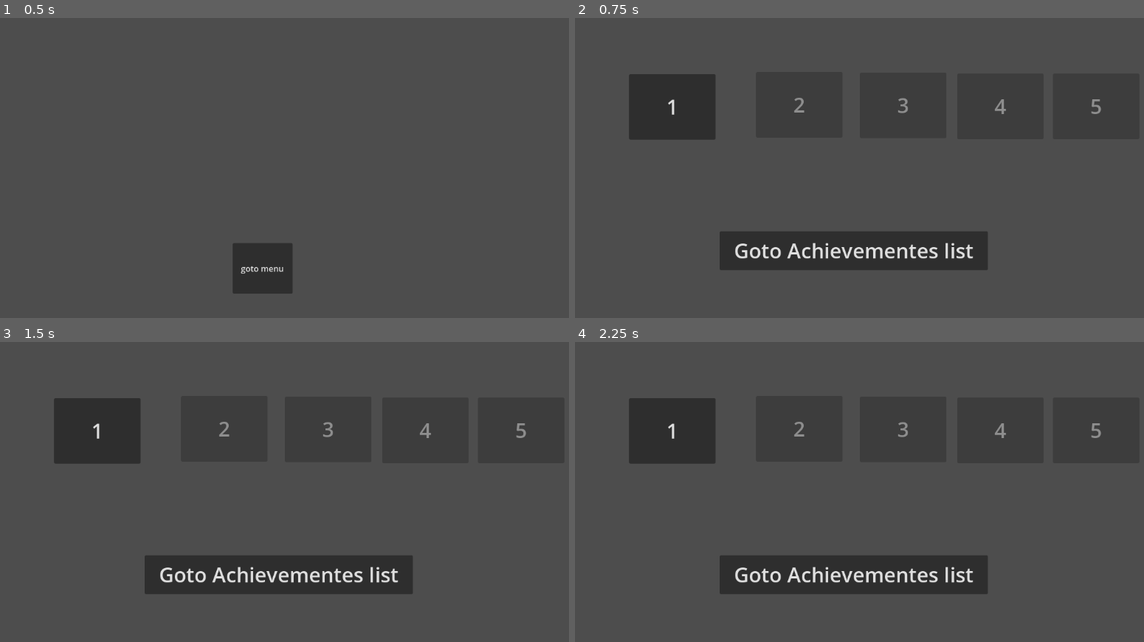
Above: before the commit, frames 1-4 (two rows, left to right).
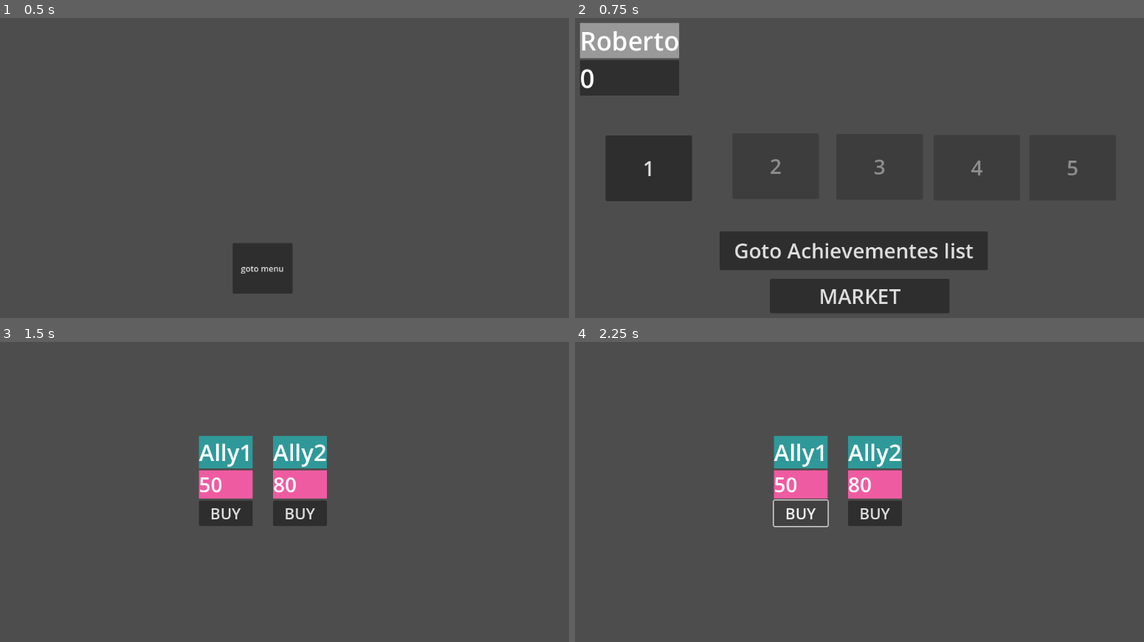
Above: after the commit, the same moments.

Repository: diablohumastudio/user_data_system
Game: Godot game, scene res://main.tscn
The game is run twice, just before and just after one commit, with the same random seed, the same clock (stepped at 60 frames per second) and the same inputs.
Inputs (mouse positions are in pixels of both pictures, inside the frame that each line leads up to):
- Up to frame 1 (0.5 s): no input
- Up to frame 2 (0.75 s): click "goto menu" at 0.5 s
- Up to frame 3 (1.5 s): click (284, 621) at 1.25 s, where only the run after the commit has a clickable "MARKET"
- Up to frame 4 (2.25 s): click (802, 513) at 2 s, where only the run after the commit has a clickable "BUY"

Frame 1 is identical in both runs. In frame 2, 13% of the frame differs, in the area x 0-93%, y 1-99%; in frame 3, 15%, in the area x 9-93%, y 18-84%; in frame 4, 14%.

Commit message:
Ally market created (functionallity of buying not yet)

Diff:
--- a/data/allies/data/ally_1.tres
+++ b/data/allies/data/ally_1.tres
@@ -5,5 +5,6 @@
 [resource]
 script = ExtResource("1_bgnvq")
 ally_name = "Ally1"
+price = 50
 hp = 75
 metadata/_custom_type_script = "uid://n5ueenbpmbqv"
--- /dev/null
+++ b/data/allies/data/ally_2.tres
@@ -0,0 +1,10 @@
+[gd_resource type="Resource" script_class="Ally" load_steps=2 format=3 uid="uid://b5fxt5cql1k2f"]
+
+[ext_resource type="Script" uid="uid://n5ueenbpmbqv" path="res://data/allies/models/ally.gd" id="1_yd7cl"]
+
+[resource]
+script = ExtResource("1_yd7cl")
+ally_name = "Ally2"
+price = 80
+hp = 75
+metadata/_custom_type_script = "uid://n5ueenbpmbqv"
--- a/data/allies/models/ally.gd
+++ b/data/allies/models/ally.gd
@@ -1,4 +1,6 @@
 class_name Ally extends Resource
 
 @export var ally_name: String
+@export var price: int
+
 @export var hp: int
--- a/global_systems/global_constants/global_constants.gd
+++ b/global_systems/global_constants/global_constants.gd
@@ -4,5 +4,6 @@
 	"MENU": "uid://ptmhgyquqfrt",
 	"GAME": "uid://k0dtqul2l4om",
 	"ACHIEVEMENT_LIST": "uid://b517ycbpcxju1",
-	"ACHIEVEMENT_PRESENTER": "uid://b47gsl1j3mlxe"
+	"ACHIEVEMENT_PRESENTER": "uid://b47gsl1j3mlxe",
+	"ALLIES_MARKET": "uid://bjfklq3y8ff2c"
 }
--- a/global_systems/user_data_system/user_data.gd
+++ b/global_systems/user_data_system/user_data.gd
@@ -1,6 +1,6 @@
 class_name UserData extends Resource
 
-@export_storage var user_name: String
+@export_storage var user_name: String = "Roberto"
 @export_storage var allies_inventory: UserAllyInventory = UserAllyInventory.new()
 @export_storage var progress: UserProgress = UserProgress.new()
 @export_storage var achievements: UserAchievements = UserAchievements.new()
--- a/global_systems/user_data_system/user_inventory.gd
+++ b/global_systems/user_data_system/user_inventory.gd
@@ -1,3 +1,16 @@
 class_name UserAllyInventory extends Node
 
-@export var ally_inventory: Array[Ally]
+@export var allies_inventory: Array[Ally]
+
+func _init() -> void:
+	allies_inventory = _get_allies_from_files()
+
+func _get_allies_from_files() -> Array[Ally]:
+	var allies: Array[Ally]
+	var dir := DirAccess.open("res://data/allies/data/")
+	assert(dir != null, "Could not open folder")
+	dir.list_dir_begin()
+	for file: String in dir.get_files():
+		var resource := load(dir.get_current_dir() + "/" + file)
+		allies.append(resource)
+	return allies
--- /dev/null
+++ b/test_scenes/ally_market/allies_market.gd
@@ -0,0 +1,12 @@
+class_name AlliesMarket extends Control
+
+@onready var ally_presenter_pksc: PackedScene = load("uid://cwnts0gje8jcg")
+
+func _ready() -> void:
+	for child in %HBoxContainer.get_children():
+		child.queue_free()
+	for ally in UDS.user_data.allies_inventory.allies_inventory:
+		var new_ally_presenter: MarketAllyPresenter = ally_presenter_pksc.instantiate()
+		new_ally_presenter.ally_name = ally.ally_name
+		new_ally_presenter.ally_price = ally.price
+		%HBoxContainer.add_child(new_ally_presenter)
--- /dev/null
+++ b/test_scenes/ally_market/allies_market.tscn
@@ -0,0 +1,33 @@
+[gd_scene load_steps=3 format=3 uid="uid://bjfklq3y8ff2c"]
+
+[ext_resource type="Script" uid="uid://cuyt0kkxipntw" path="res://test_scenes/ally_market/allies_market.gd" id="1_x48mg"]
+[ext_resource type="PackedScene" uid="uid://cwnts0gje8jcg" path="res://test_scenes/ally_market/market_ally_presenter/market_ally_presenter.tscn" id="2_4p81d"]
+
+[node name="AllyMarket" type="Control"]
+layout_mode = 3
+anchors_preset = 15
+anchor_right = 1.0
+anchor_bottom = 1.0
+grow_horizontal = 2
+grow_vertical = 2
+size_flags_horizontal = 4
+size_flags_vertical = 4
+script = ExtResource("1_x48mg")
+
+[node name="CenterContainer" type="CenterContainer" parent="."]
+layout_mode = 1
+offset_left = 419.0
+offset_top = 224.0
+offset_right = 689.0
+offset_bottom = 400.0
+
+[node name="HBoxContainer" type="HBoxContainer" parent="CenterContainer"]
+unique_name_in_owner = true
+layout_mode = 2
+theme_override_constants/separation = 40
+
+[node name="MarketAllyPresenter" parent="CenterContainer/HBoxContainer" instance=ExtResource("2_4p81d")]
+layout_mode = 2
+
+[node name="MarketAllyPresenter2" parent="CenterContainer/HBoxContainer" instance=ExtResource("2_4p81d")]
+layout_mode = 2
--- /dev/null
+++ b/test_scenes/ally_market/market_ally_presenter/market_ally_presenter.gd
@@ -0,0 +1,15 @@
+class_name MarketAllyPresenter extends VBoxContainer
+
+var ally_name: String : set = _set_ally_name
+var ally_price: int : set = _set_ally_price
+
+func _set_ally_name(new_value: String):
+	ally_name = new_value
+	%AllyName.text = ally_name
+
+func _set_ally_price(new_value: int):
+	ally_price = new_value
+	%AllyPrice.text = str(ally_price)
+
+func _on_button_pressed() -> void:
+	pass # Replace with function body.
--- /dev/null
+++ b/test_scenes/ally_market/market_ally_presenter/market_ally_presenter.tscn
@@ -0,0 +1,33 @@
+[gd_scene load_steps=4 format=3 uid="uid://cwnts0gje8jcg"]
+
+[ext_resource type="Script" uid="uid://cvmcixl1n1isx" path="res://test_scenes/ally_market/market_ally_presenter/market_ally_presenter.gd" id="1_83avg"]
+
+[sub_resource type="StyleBoxFlat" id="StyleBoxFlat_jio78"]
+bg_color = Color(0.184314, 0.6, 0.6, 1)
+
+[sub_resource type="StyleBoxFlat" id="StyleBoxFlat_thipp"]
+bg_color = Color(0.938436, 0.355633, 0.632056, 1)
+
+[node name="MarketAllyPresenter" type="VBoxContainer"]
+script = ExtResource("1_83avg")
+
+[node name="AllyName" type="Label" parent="."]
+unique_name_in_owner = true
+layout_mode = 2
+theme_override_font_sizes/font_size = 45
+theme_override_styles/normal = SubResource("StyleBoxFlat_jio78")
+text = "Osito"
+
+[node name="AllyPrice" type="Label" parent="."]
+unique_name_in_owner = true
+layout_mode = 2
+theme_override_font_sizes/font_size = 40
+theme_override_styles/normal = SubResource("StyleBoxFlat_thipp")
+text = "40"
+
+[node name="Button" type="Button" parent="."]
+layout_mode = 2
+theme_override_font_sizes/font_size = 30
+text = "BUY"
+
+[connection signal="pressed" from="Button" to="." method="_on_button_pressed"]
--- a/test_scenes/menu/menu.gd
+++ b/test_scenes/menu/menu.gd
@@ -3,3 +3,8 @@
 func _on_goto_achievement_list_btn_pressed() -> void:
 	var achivement_list: AchievementsList = load(GC.SCREENS_UIDS.ACHIEVEMENT_LIST).instantiate()
 	SMS.get_container("Main").goto_scene(achivement_list)
+
+
+func _on_goto_market_btn_pressed() -> void:
+	var allies_market: AlliesMarket = load(GC.SCREENS_UIDS.ALLIES_MARKET).instantiate()
+	SMS.get_container("Main").goto_scene(allies_market)
--- a/test_scenes/menu/menu.tscn
+++ b/test_scenes/menu/menu.tscn
@@ -7,6 +7,7 @@
 [ext_resource type="Resource" uid="uid://b1tdnkjda0a7g" path="res://data/levels/data/lev_3.tres" id="5_uc8n4"]
 [ext_resource type="Resource" uid="uid://e6ud4py5bfkx" path="res://data/levels/data/lev_4.tres" id="6_uc8n4"]
 [ext_resource type="Resource" uid="uid://bnmhyk50l8lma" path="res://data/levels/data/lev_5.tres" id="7_bebfd"]
+[ext_resource type="PackedScene" uid="uid://cyq3exju8dr1j" path="res://test_scenes/menu/user_presenter/user_presenter.tscn" id="8_bebfd"]
 
 [node name="Menu" type="Control"]
 layout_mode = 3
@@ -17,52 +18,55 @@
 grow_vertical = 2
 script = ExtResource("1_r2y2m")
 
+[node name="UserPresenter" parent="." instance=ExtResource("8_bebfd")]
+layout_mode = 1
+
 [node name="LevelBtn" parent="." instance=ExtResource("2_o23fe")]
 layout_mode = 0
-offset_left = 146.0
-offset_top = 150.0
-offset_right = 315.0
-offset_bottom = 278.0
+offset_left = 100.0
+offset_top = 270.0
+offset_right = 269.0
+offset_bottom = 398.0
 theme_override_font_sizes/font_size = 40
 text = "1"
 level = ExtResource("3_vjknv")
 
 [node name="LevelBtn2" parent="." instance=ExtResource("2_o23fe")]
 layout_mode = 0
-offset_left = 394.0
-offset_top = 146.0
-offset_right = 563.0
-offset_bottom = 274.0
+offset_left = 348.0
+offset_top = 266.0
+offset_right = 517.0
+offset_bottom = 394.0
 theme_override_font_sizes/font_size = 40
 text = "2"
 level = ExtResource("4_tx854")
 
 [node name="LevelBtn3" parent="." instance=ExtResource("2_o23fe")]
 layout_mode = 0
-offset_left = 597.0
-offset_top = 147.0
-offset_right = 766.0
-offset_bottom = 275.0
+offset_left = 551.0
+offset_top = 267.0
+offset_right = 720.0
+offset_bottom = 395.0
 theme_override_font_sizes/font_size = 40
 text = "3"
 level = ExtResource("5_uc8n4")
 
 [node name="LevelBtn4" parent="." instance=ExtResource("2_o23fe")]
 layout_mode = 0
-offset_left = 787.0
-offset_top = 149.0
-offset_right = 956.0
-offset_bottom = 277.0
+offset_left = 741.0
+offset_top = 269.0
+offset_right = 910.0
+offset_bottom = 397.0
 theme_override_font_sizes/font_size = 40
 text = "4"
 level = ExtResource("6_uc8n4")
 
 [node name="LevelBtn5" parent="." instance=ExtResource("2_o23fe")]
 layout_mode = 0
-offset_left = 974.0
-offset_top = 149.0
-offset_right = 1143.0
-offset_bottom = 277.0
+offset_left = 928.0
+offset_top = 269.0
+offset_right = 1097.0
+offset_bottom = 397.0
 theme_override_font_sizes/font_size = 40
 text = "5"
 level = ExtResource("7_bebfd")
@@ -76,4 +80,14 @@
 theme_override_font_sizes/font_size = 40
 text = "Goto Achievementes list"
 
+[node name="GotoMarketBtn" type="Button" parent="."]
+layout_mode = 0
+offset_left = 421.0
+offset_top = 550.0
+offset_right = 772.0
+offset_bottom = 617.0
+theme_override_font_sizes/font_size = 40
+text = "MARKET"
+
 [connection signal="pressed" from="GotoAchievementListBtn" to="." method="_on_goto_achievement_list_btn_pressed"]
+[connection signal="pressed" from="GotoMarketBtn" to="." method="_on_goto_market_btn_pressed"]
Not shown, added: test_scenes/ally_market/allies_market.gd.uid
Not shown, added: test_scenes/ally_market/market_ally_presenter/market_ally_presenter.gd.uid
Not shown: 1 places in test_scenes/menu/menu.tscn that only renumber resources
